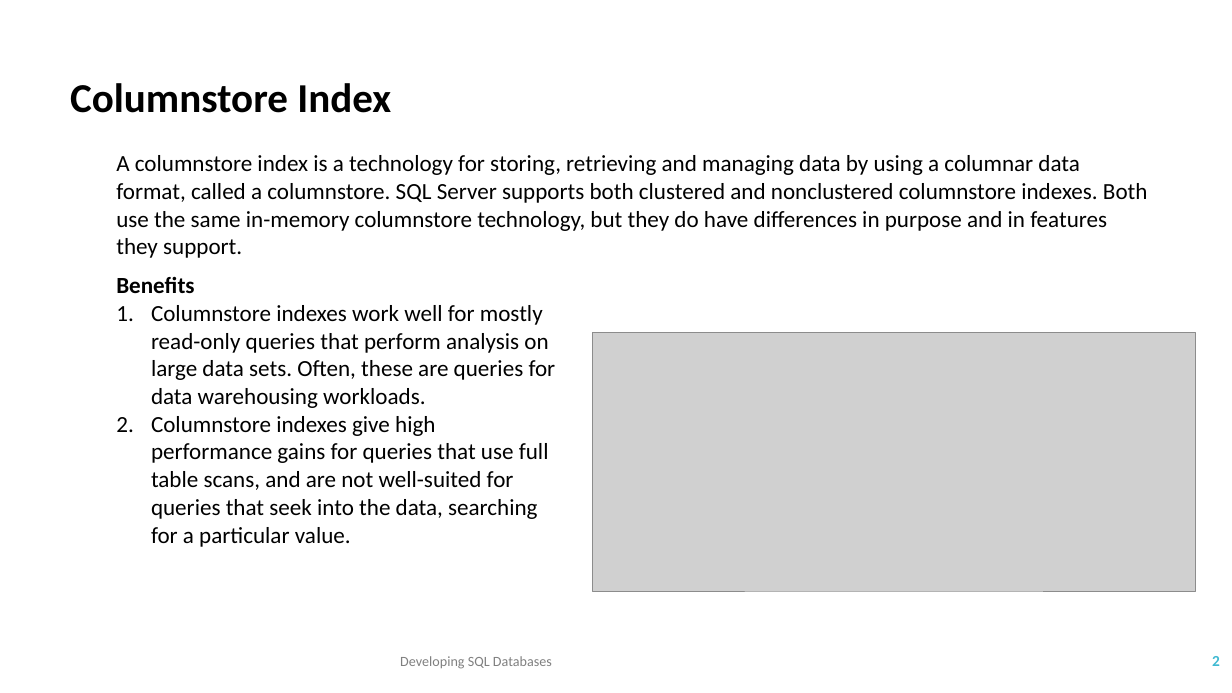
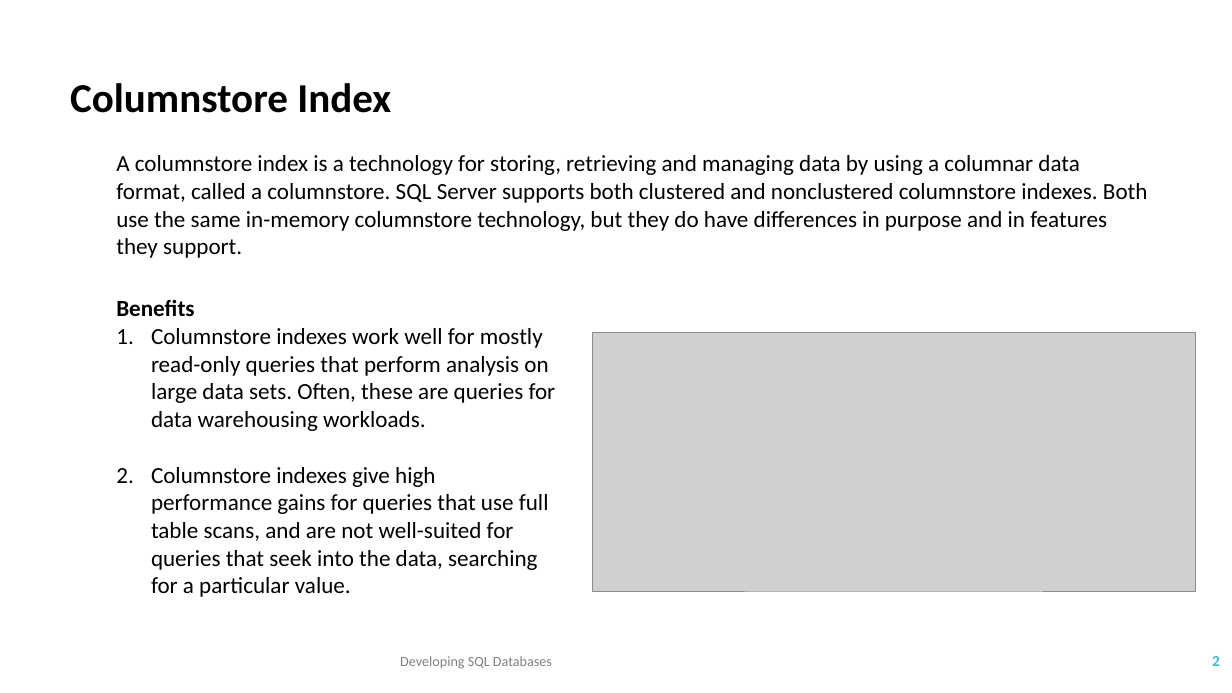
Before and after one commit to TKostyrka/70762DevSQLDB, a slide deck: slide 2 of DEVSQL_05_ColumnStoreIndex/DEVSQL_05_Columnstore.pptx. Drawn at 1232x693 pixels with LibreOffice and Linux fonts; fonts in the diff are those of the drawing; grey boxes stand for pictures. Boxes give left, top, right and bottom in pixels: in the first picture for what was removed or moved away, otherwise in the second. Text is boxed around its words. In the diff, an @@ line names an element or a change of style, - is before the commit and + after.

```diff
--- a/DEVSQL_05_ColumnStoreIndex/DEVSQL_05_Columnstore.pptx
+++ b/DEVSQL_05_ColumnStoreIndex/DEVSQL_05_Columnstore.pptx
@@ text "Benefits" rewrapped from box(116, 276, 556, 547) to box(116, 299, 556, 597) @@
```
Also in this commit, not shown: 8 slides added, 2 other files.
